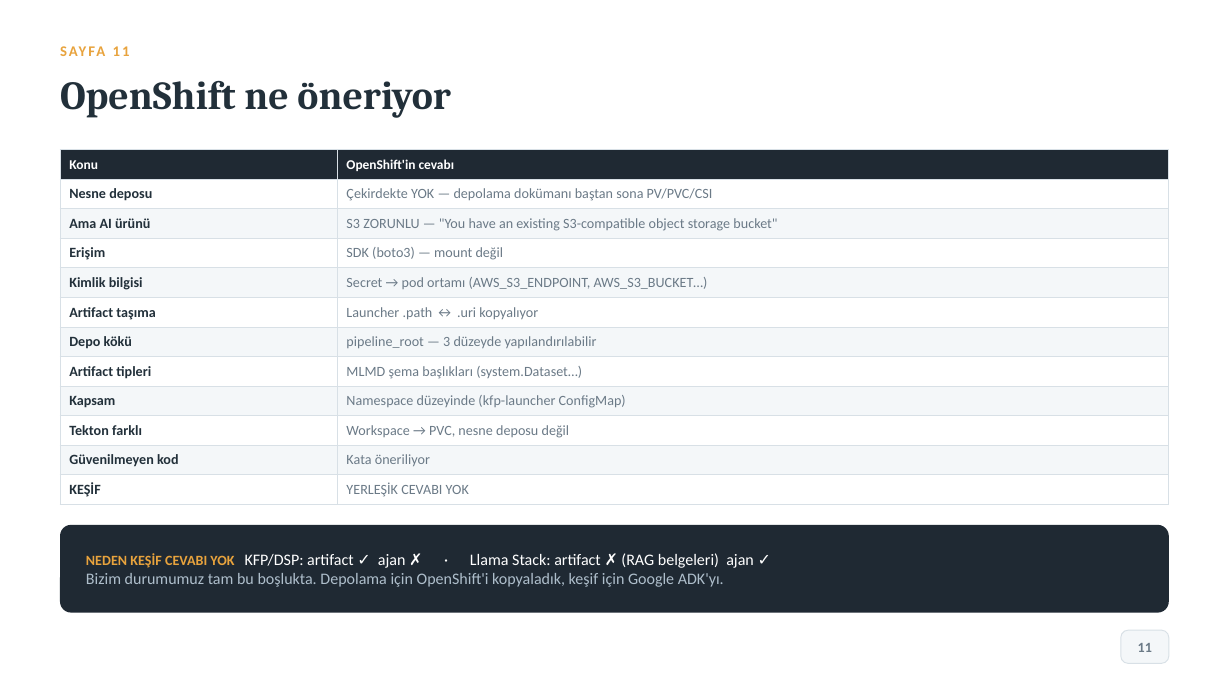
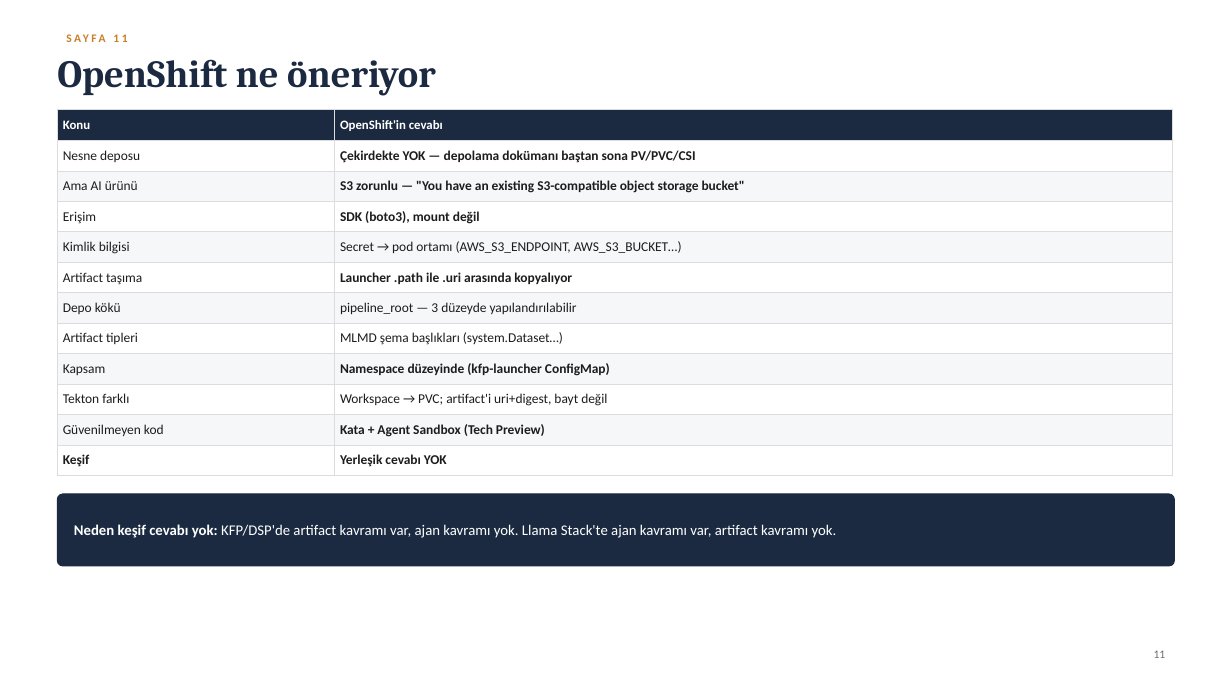
Before and after one commit to AltanReisoglu/Data-Science-Reports, a slide deck: slide 12 of ptc_art/PTC_Sunum_Karsilastirma.pptx. Drawn at 1232x693 pixels with LibreOffice and Linux fonts; fonts in the diff are those of the drawing. Boxes give left, top, right and bottom in pixels: in the first picture for what was removed or moved away, otherwise in the second. Text is boxed around its words. In the diff, an @@ line names an element or a change of style, - is before the commit and + after.

```diff
--- a/ptc_art/PTC_Sunum_Karsilastirma.pptx
+++ b/ptc_art/PTC_Sunum_Karsilastirma.pptx
@@ text "SAYFA 11" moved from (x1=60, y1=39, x2=1169, y2=63) to (x1=57, y1=28, x2=335, y2=48) @@
@@ text "SAYFA 11" at (x1=57, y1=28, x2=335, y2=48): size 11.5 to 9 pt, text colour #E8A33D to #C87F26, letter spacing 1.6 to 2 pt @@
@@ text "OpenShift ne öneriyor" moved from (x1=60, y1=81, x2=450, y2=118) to (x1=57, y1=59, x2=436, y2=96) @@
@@ text "OpenShift ne öneriyor" at (x1=57, y1=59, x2=436, y2=96): size 31 to 30 pt, text colour #22303A to #1B2A41 @@
@@ table at (x1=57, y1=109, x2=1173, y2=471) @@
@@ row 3, column 2: "S3 ZORUNLU — "You have an existing S3-compatible object storage bucket"" to "S3 zorunlu — "You have an existing S3-compatible object storage bucket"" @@
-row 4, column 2: SDK (boto3) — mount değil
+row 4, column 2: SDK (boto3), mount değil
-row 6, column 2: Launcher .path ↔ .uri kopyalıyor
+row 6, column 2: Launcher .path ile .uri arasında kopyalıyor
-row 10, column 2: Workspace → PVC, nesne deposu değil
+row 10, column 2: Workspace → PVC; artifact'i uri+digest, bayt değil
-row 11, column 2: Kata öneriliyor
+row 11, column 2: Kata + Agent Sandbox (Tech Preview)
-row 12, column 1: KEŞİF
+row 12, column 1: Keşif
-row 12, column 2: YERLEŞİK CEVABI YOK
+row 12, column 2: Yerleşik cevabı YOK
@@ fill #1F2933 to #1B2A41 in row 1 @@
@@ fill #F4F7F9 to #F6F7F9 in 10 cells @@
@@ size 10.5 to 10 pt in "Konu", "OpenShift'in cevabı" @@
@@ size 11 to 10.5 pt in "Nesne deposu", "Çekirdekte YOK — depolama dokümanı baştan sona ...", "Ama AI ürünü", "Erişim" and 11 more places @@
@@ text colour #22303A to #1D1D1F, bold off in "Nesne deposu", "Ama AI ürünü", "Erişim", "Kimlik bilgisi" and 6 more places @@
@@ text colour #6B7A87 to #1D1D1F in "Çekirdekte YOK — depolama dokümanı baştan sona ...", "Secret → pod ortamı (AWS_S3_ENDPOINT, AWS_S3_BUCKET…)", "pipeline_root — 3 düzeyde yapılandırılabilir", "MLMD şema başlıkları (system.Dataset…)" and 1 more places @@
@@ bold on in "Çekirdekte YOK — depolama dokümanı baştan sona ...", "Namespace düzeyinde (kfp-launcher ConfigMap)" @@
@@ borders changed @@
@@ table resized from (x1=60, y1=150, x2=1169, y2=501) to (x1=57, y1=109, x2=1173, y2=471) @@
@@ rounded rectangle resized from (x1=60, y1=525, x2=1169, y2=613) to (x1=57, y1=494, x2=1175, y2=567) @@
@@ rounded rectangle at (x1=57, y1=494, x2=1175, y2=567): fill #1F2933 to #1B2A41; outline none to #1B2A41 0.75 pt; proportions changed @@
@@ text at (x1=74, y1=524, x2=837, y2=538): text changed; size 12.5 to 11.5 pt; text colour #AEBECB to #FFFFFF @@
-NEDEN KEŞİF CEVABI YOK KFP/DSP: artifact ✓ ajan ✗ · Llama Stack: artifact ✗ (RAG belgeleri) ajan ✓
-Bizim durumumuz tam bu boşlukta. Depolama için OpenShift'i kopyaladık, keşif için Google ADK'yı.
+Neden keşif cevabı yok: KFP/DSP'de artifact kavramı var, ajan kavramı yok. Llama Stack'te ajan kavramı var, artifact kavramı yok.
@@ rounded rectangle removed at (x1=1121, y1=630, x2=1169, y2=664) @@
@@ text "11" moved from (x1=1138, y1=643, x2=1152, y2=652) to (x1=1154, y1=650, x2=1166, y2=658) @@
@@ text "11" at (x1=1154, y1=650, x2=1166, y2=658): size 11 to 9 pt, text colour #6B7A87 to #6E6E73, bold off; alignment centre to right @@
```
Also in this commit, not shown: 14 other slides changed, 2 slides added, 2 slides removed, 8 other files.
